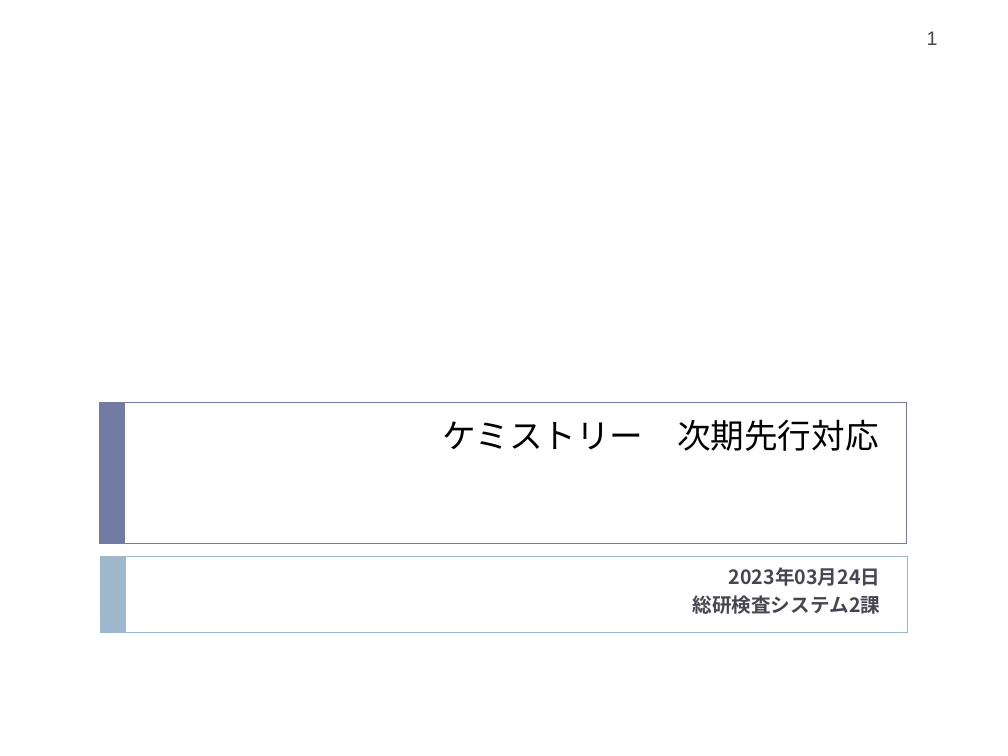
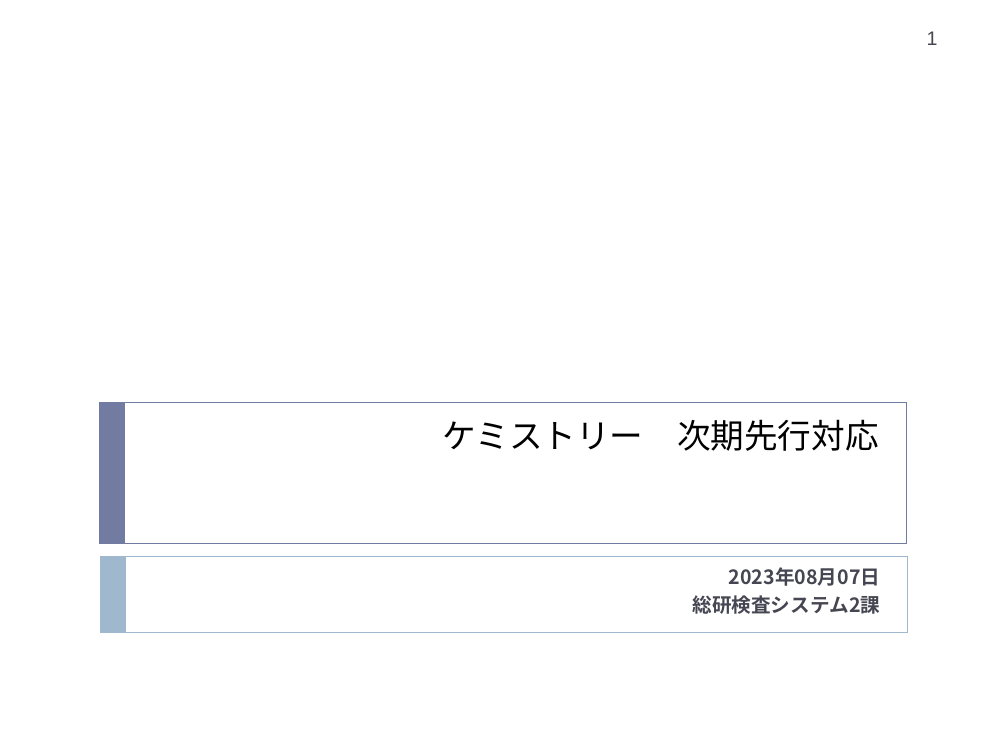
Before and after one commit to hanyutatsuya/Chemistory, a slide deck: slide 1 of 次期システム対応/レビュー2/ケミストリー次期先行対応_20230807.ppt. Drawn at 1008x756 pixels with LibreOffice and Linux fonts; fonts in the diff are those of the drawing. Boxes give left, top, right and bottom in pixels: in the first picture for what was removed or moved away, otherwise in the second. Text is boxed around its words. In the diff, an @@ line names an element or a change of style, - is before the commit and + after.

```diff
--- a/次期システム対応/レビュー2/ケミストリー次期先行対応_20230807.ppt
+++ b/次期システム対応/レビュー2/ケミストリー次期先行対応_20230807.ppt
@@ subtitle at box(729, 567, 881, 586): text changed @@
-2023年03月24日
+2023年08月07日
```
Also in this commit, not shown: 6 other slides changed, 2 slides added, 1 slide removed.
